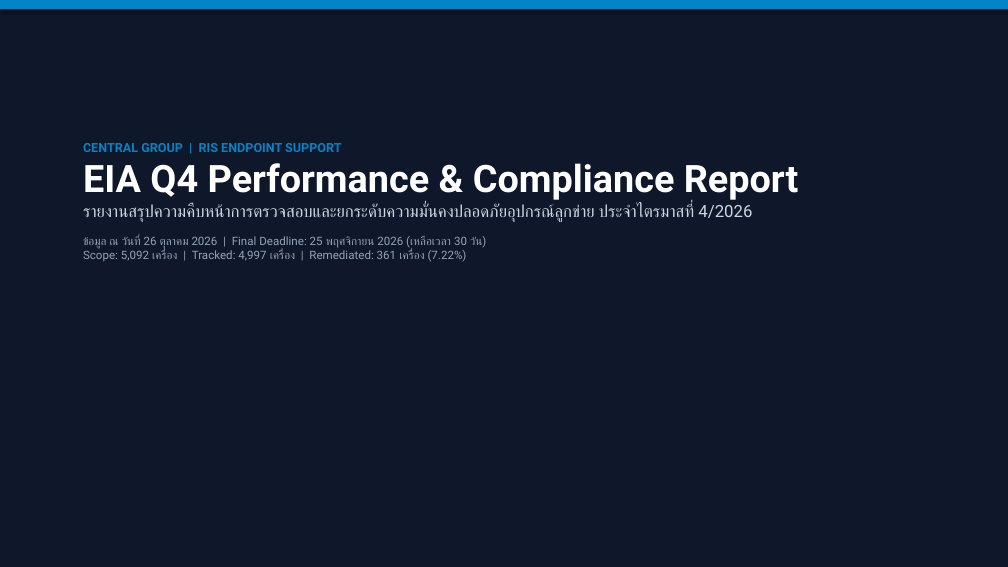
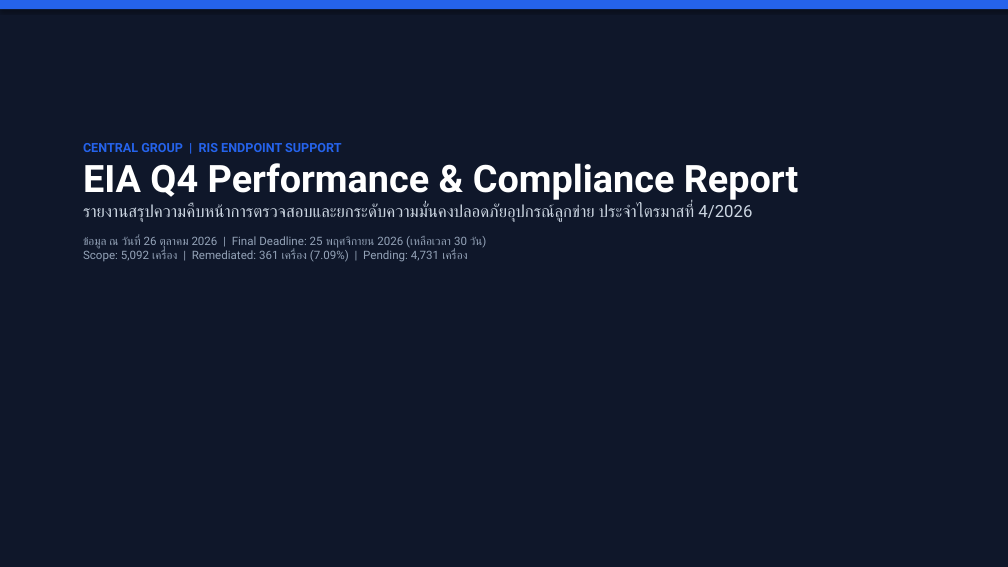
Before and after one commit to khmuang/EIA-Q4, a slide deck: slide 1 of EIA_Q4_Executive_Performance_Presentation.pptx. Drawn at 1008x567 pixels with LibreOffice and Linux fonts; fonts in the diff are those of the drawing. Boxes give left, top, right and bottom in pixels: in the first picture for what was removed or moved away, otherwise in the second. Text is boxed around its words. In the diff, an @@ line names an element or a change of style, - is before the commit and + after.

Commit message:
docs: align performance report and executive slide deck with 5092 full-scope BU metrics

```diff
--- a/EIA_Q4_Executive_Performance_Presentation.pptx
+++ b/EIA_Q4_Executive_Performance_Presentation.pptx
@@ rectangle at [0, 0, 1008, 9]: fill #0284C7 to #2563EB @@
@@ text at [83, 143, 341, 152]: text colour #0284C7 to #2563EB in "CENTRAL GROUP | RIS ENDPOINT SUPPORT" @@
@@ text at [83, 236, 486, 262]: text changed @@
-ข้อมูล ณ วันที่ 26 ตุลาคม 2026 | Final Deadline: 25 พฤศจิกายน 2026 (เหลือเวลา 30 วัน)
-Scope: 5,092 เครื่อง | Tracked: 4,997 เครื่อง | Remediated: 361 เครื่อง (7.22%)
+ข้อมูล ณ วันที่ 26 ตุลาคม 2026 | Final Deadline: 25 พฤศจิกายน 2026 (เหลือเวลา 30 วัน)
+Scope: 5,092 เครื่อง | Remediated: 361 เครื่อง (7.09%) | Pending: 4,731 เครื่อง
```
Also in this commit, not shown: 7 other slides changed, 2 other files.
